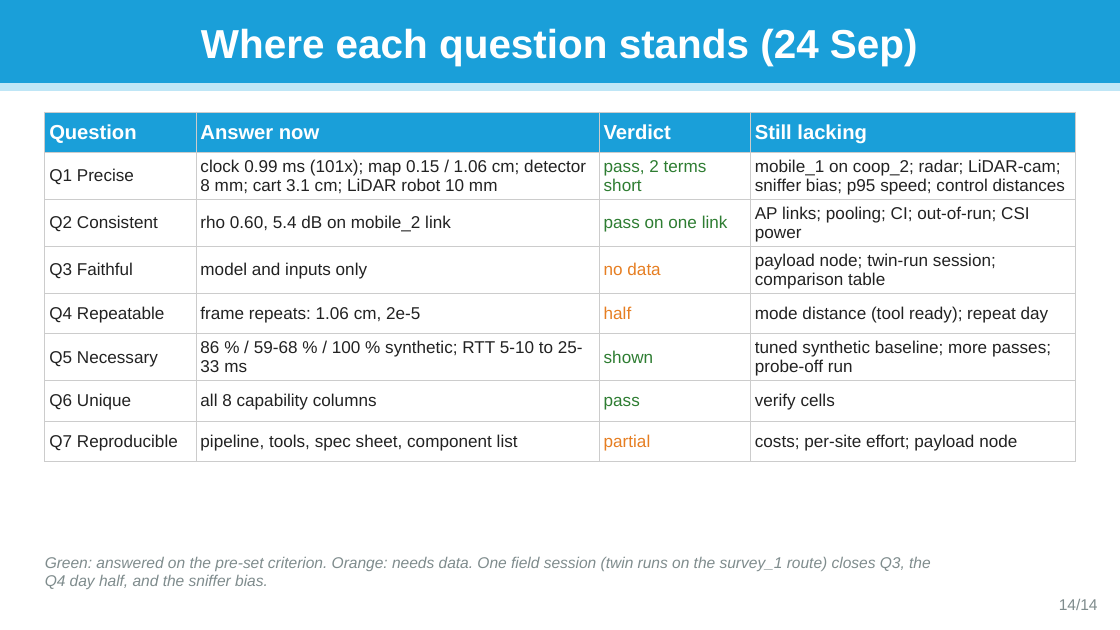
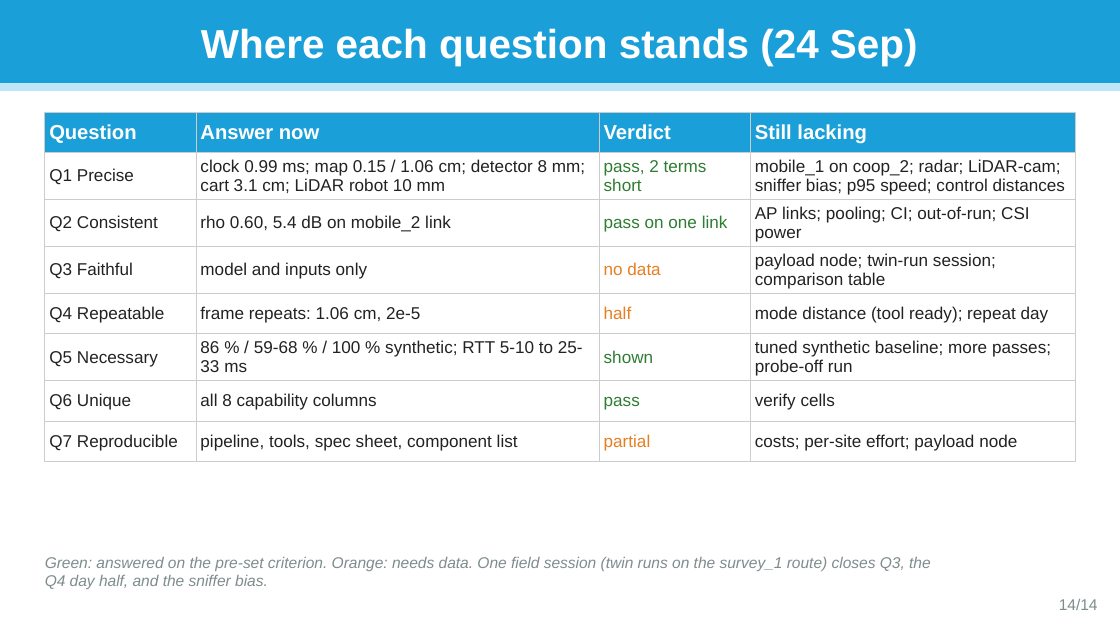
Before and after one commit to jorichee14/Others, a slide deck: slide 14 of scoop_testbed_paper/SCooP-iT_testbed_questions.pptx. Drawn at 1120x630 pixels with LibreOffice and Linux fonts; fonts in the diff are those of the drawing. Boxes give left, top, right and bottom in pixels: in the first picture for what was removed or moved away, otherwise in the second. Text is boxed around its words. In the diff, an @@ line names an element or a change of style, - is before the commit and + after.

```diff
--- a/scoop_testbed_paper/SCooP-iT_testbed_questions.pptx
+++ b/scoop_testbed_paper/SCooP-iT_testbed_questions.pptx
@@ table at [45, 112, 1075, 455] @@
-row 2, column 2: clock 0.99 ms (101x); map 0.15 / 1.06 cm; detector 8 mm; cart 3.1 cm; LiDAR robot 10 mm
+row 2, column 2: clock 0.99 ms; map 0.15 / 1.06 cm; detector 8 mm; cart 3.1 cm; LiDAR robot 10 mm
```
Also in this commit, not shown: 6 other slides changed, 1 other file.
